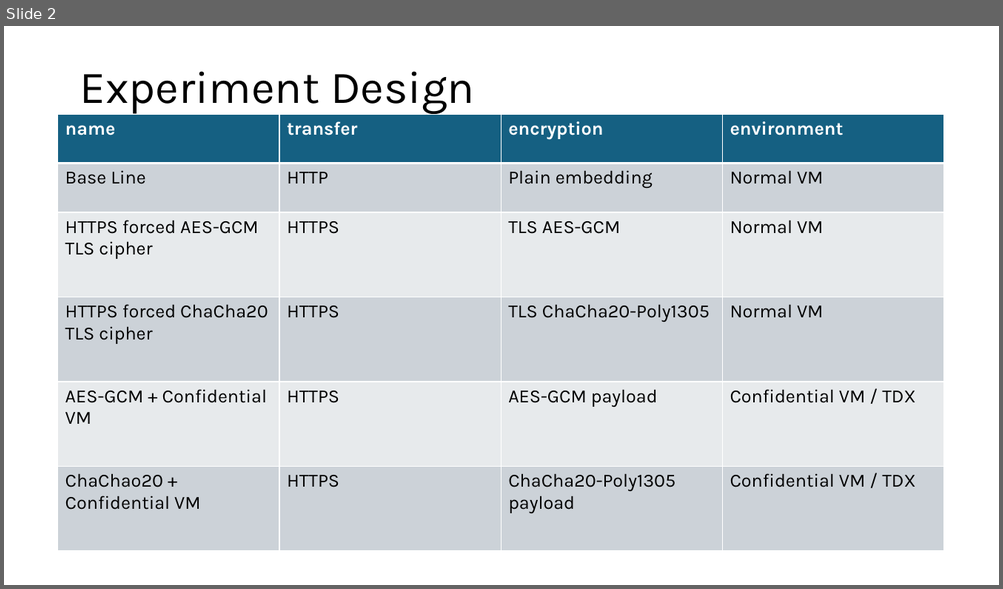
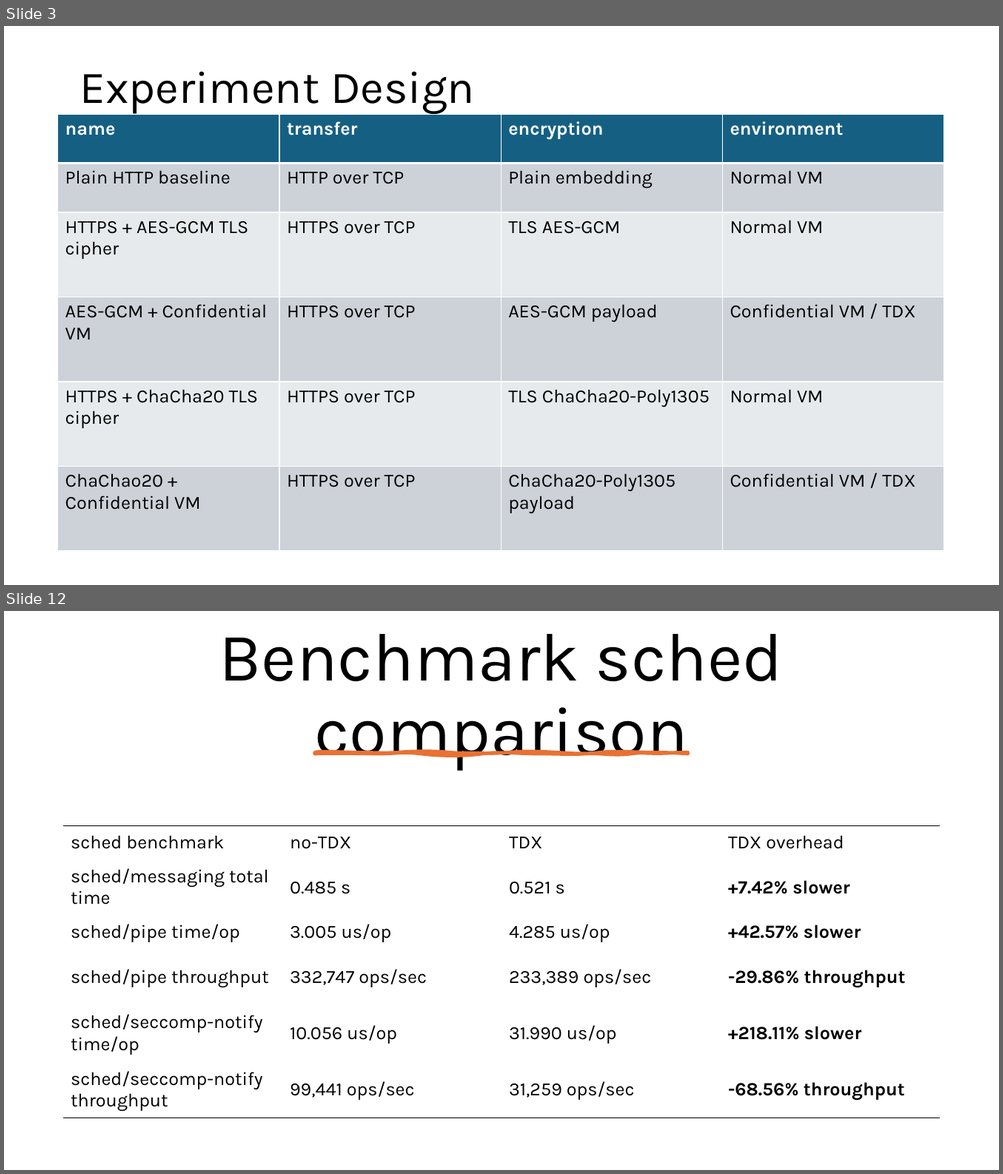
Before and after one commit to YMa10-ACS/CT5195-Master-capstone, a slide deck: Records/experiment.pptx. Shown one above the other, each under a label of ours: slide 2 before the commit, slides 3 and 12 after it; the slides between them are not shown. The pictures are 1003x589 and 1003x1174 pixels, drawn with LibreOffice and Linux fonts; fonts in the diff are those of the drawing. Boxes give left, top, right and bottom in pixels: in the first picture for what was removed or moved away, otherwise in the second. Text is boxed around its words. In the diff, an @@ line names an element or a change of style, - is before the commit and + after.

```diff
--- a/Records/experiment.pptx
+++ b/Records/experiment.pptx
@@ slide 12 added at (4,611,999,1170), background #FFFFFF @@
@@ title added at (219,634,783,770), 66 pt, text #000000 @@
+Benchmark sched comparison
@@ freeform shape added at (314,753,688,755), fill #E97132, outline #E97132 3.25 pt @@
@@ table added at (63,826,940,1119), 6 rows, 4 columns @@
+sched benchmark | no-TDX | TDX | TDX overhead
+sched/messaging total time | 0.485 s | 0.521 s | +7.42% slower
+sched/pipe time/op | 3.005 us/op | 4.285 us/op | +42.57% slower
+sched/pipe throughput | 332,747 ops/sec | 233,389 ops/sec | -29.86% throughput
+sched/seccomp-notify time/op | 10.056 us/op | 31.990 us/op | +218.11% slower
+sched/seccomp-notify throughput | 99,441 ops/sec | 31,259 ops/sec | -68.56% throughput
@@ what was slide 2 is now slide 3 @@
@@ slide 3 changed as well @@
@@ table at (58,114,944,551) @@
-row 2, column 1: Base Line
+row 2, column 1: Plain HTTP baseline
-row 2, column 2: HTTP
+row 2, column 2: HTTP over TCP
-row 3, column 1: HTTPS forced AES-GCM TLS cipher
+row 3, column 1: HTTPS + AES-GCM TLS cipher
-row 3, column 2: HTTPS
+row 3, column 2: HTTPS over TCP
-row 4: HTTPS forced ChaCha20 TLS cipher | HTTPS | TLS ChaCha20-Poly1305 | Normal VM
+row 4: AES-GCM + Confidential VM | HTTPS over TCP | AES-GCM payload | Confidential VM / TDX
-row 5: AES-GCM + Confidential VM | HTTPS | AES-GCM payload | Confidential VM / TDX
+row 5: HTTPS + ChaCha20 TLS cipher | HTTPS over TCP | TLS ChaCha20-Poly1305 | Normal VM
-row 6, column 2: HTTPS
+row 6, column 2: HTTPS over TCP
```
Also in this commit, not shown: 1 other slide changed, 12 other slides added, 1 slide removed, 1 other file.
